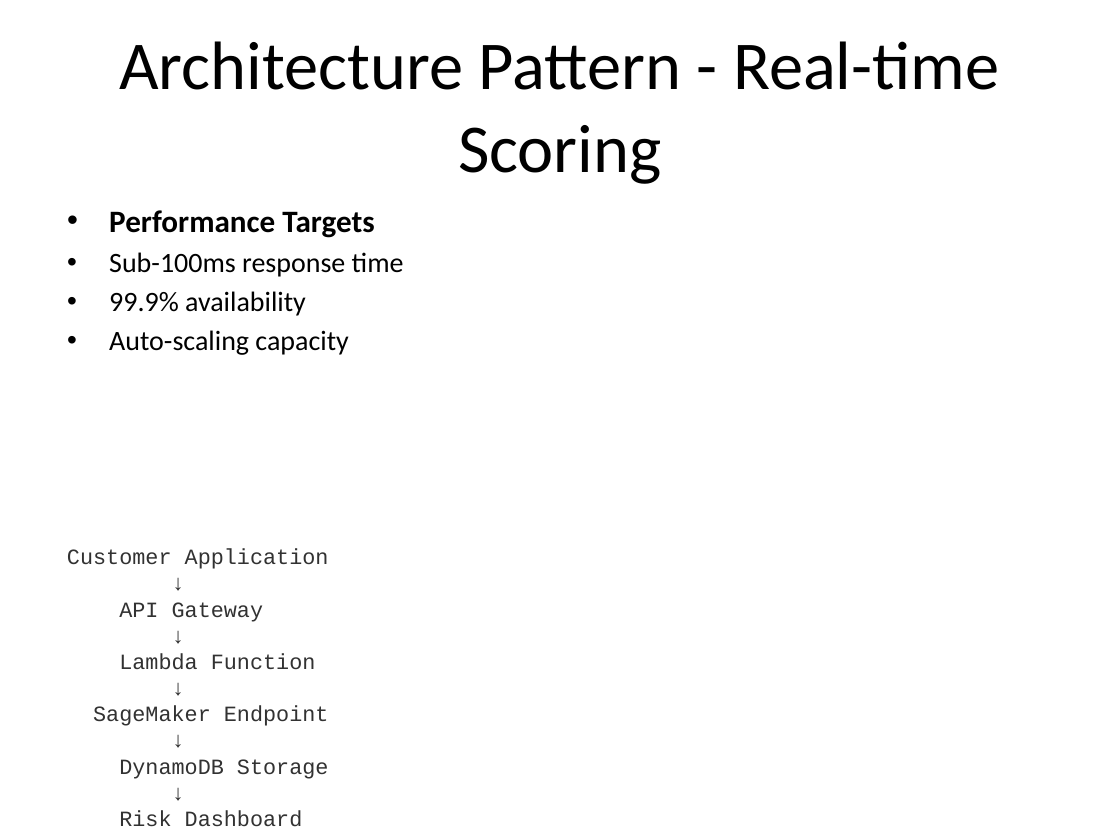
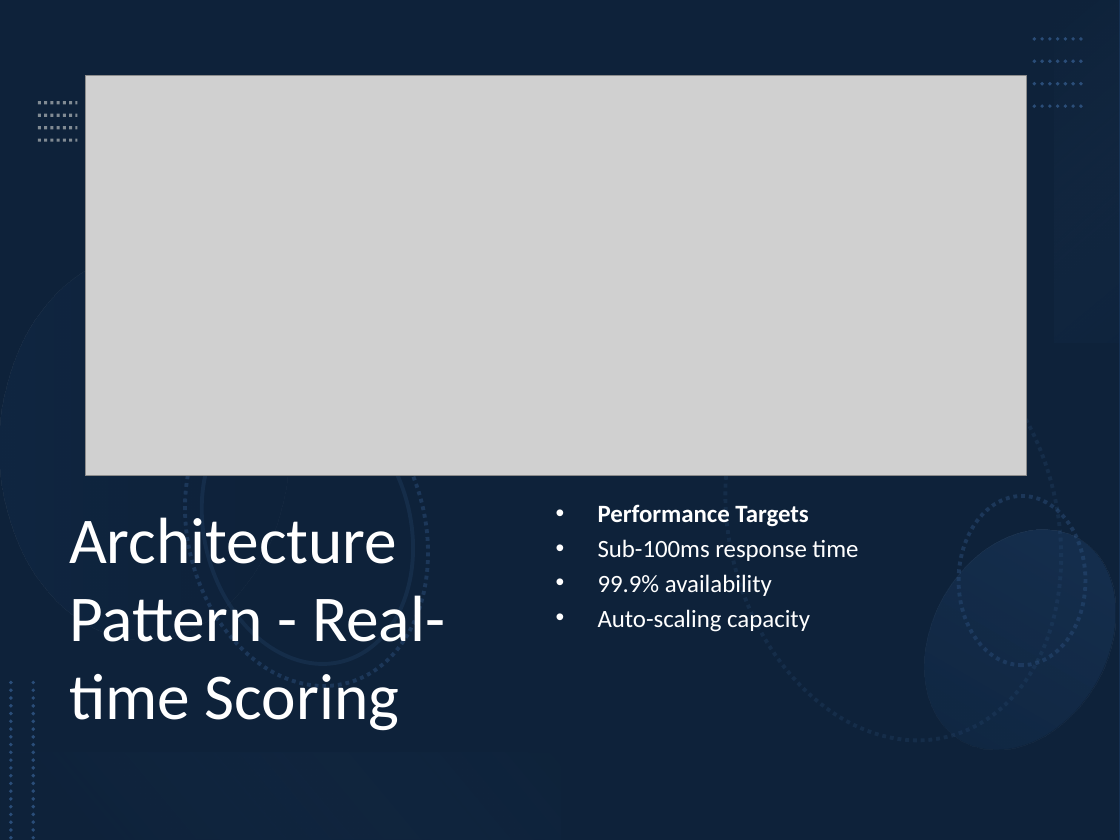
Before and after one commit to karthikvx/credit-risk-service-app, a slide deck: slide 11 of aws_credit_risk_architecture.pptx (slide 13 before the commit). Drawn at 1120x840 pixels with LibreOffice and Linux fonts; fonts in the diff are those of the drawing; grey boxes stand for pictures. Boxes give left, top, right and bottom in pixels: in the first picture for what was removed or moved away, otherwise in the second. Text is boxed around its words. In the diff, an @@ line names an element or a change of style, - is before the commit and + after.

Commit message:
ppt update

```diff
--- a/aws_credit_risk_architecture.pptx
+++ b/aws_credit_risk_architecture.pptx
@@ rectangle added at (0, 0, 1120, 840), fill #1F497D @@
@@ rectangle added at (0, 0, 1120, 840), fill #000000 at 53% opacity @@
@@ rectangle added at (1055, 0, 1120, 343), fill gradient #8EB4E3 to #17375E @@
@@ picture added at (85, 76, 1026, 476) @@
@@ group added at (38, 103, 77, 140): 4 lines @@
@@ group added at (1035, 39, 1085, 106): 4 lines @@
@@ group added at (0, 254, 1120, 784): 6 ellipses @@
@@ title "Architecture Pattern - Real-time Scoring": place and size @@
-title "Architecture Pattern - Real-time Scoring" at (119, 41, 999, 184)
+title "Architecture Pattern - Real-time Scoring" at (69, 517, 445, 731)
@@ title "Architecture Pattern - Real-time Scoring" at (69, 517, 445, 731): size 44 to 42 pt, text colour #000000 to #FFFFFF; alignment centre to left; vertical alignment middle to top @@
@@ text "Performance Targets": place and size @@
-text "Performance Targets" at (109, 210, 404, 355)
+text "Performance Targets" at (598, 504, 858, 632)
@@ text "Performance Targets" at (598, 504, 858, 632): size 20 to 16 pt in "Performance Targets"; text colour #000000 to #FFFFFF; size 18 to 16 pt in "Sub-100ms response time", "99.9% availability", "Auto-scaling capacity" @@
@@ ellipse added at (886, 495, 1120, 784), fill gradient #17375E to #558ED5 @@
@@ text removed at (67, 549, 329, 827) @@
-Customer Application
-↓
-API Gateway
-↓
-Lambda Function
-↓
-SageMaker Endpoint
-↓
-DynamoDB Storage
-↓
-Risk Dashboard
@@ line added from (11, 682) to (11, 840), #0F243E 2.5 pt dashed @@
@@ line added from (34, 682) to (34, 840), #0F243E 2.5 pt dashed @@
@@ rectangle added at (0, 753, 560, 840), fill gradient #0F243E to #558ED5 @@
```
Also in this commit, not shown: 17 other slides changed, 3 slides removed.
